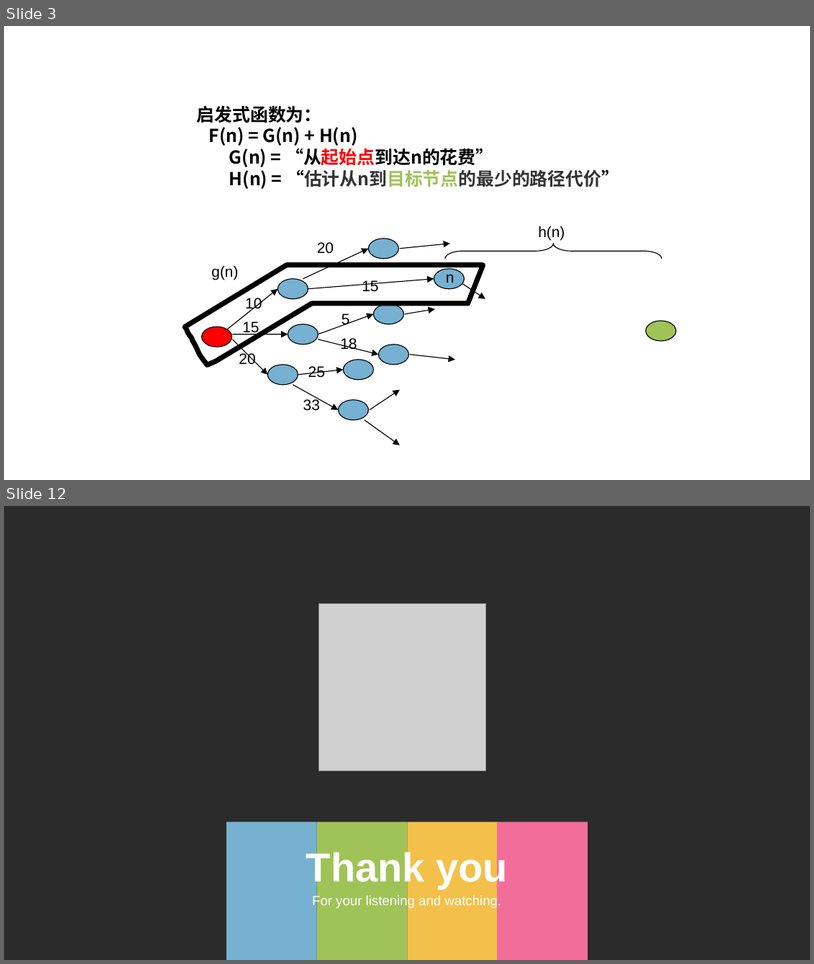
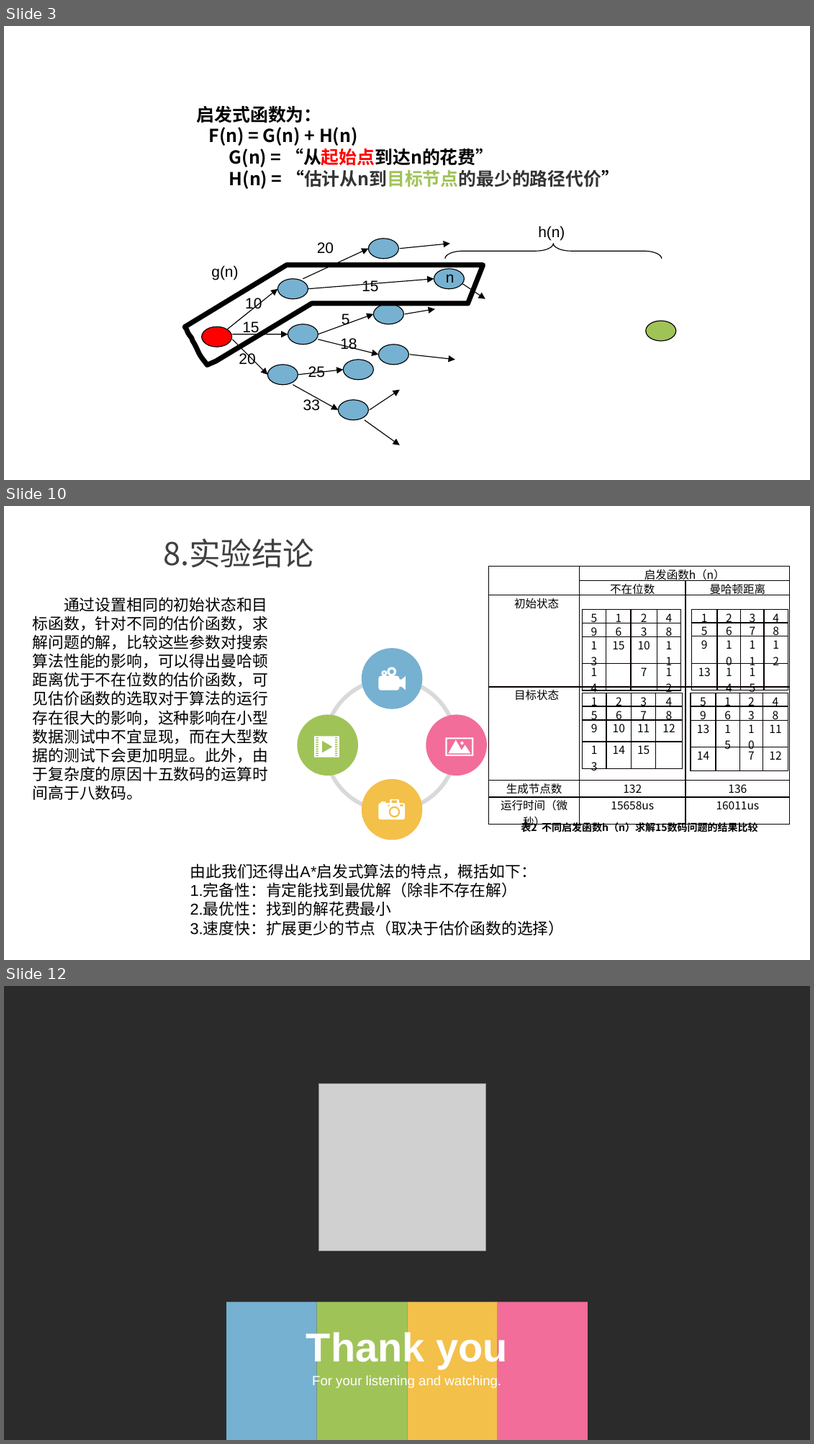
Before and after one commit to Anchovy0901/introduction-to-AI, a slide deck: 小组作业/doc/人工智能_G3_Astar算法讲解.pptx. Shown one above the other, each under a label of ours: slides 3 and 12 before the commit, slides 3, 10 and 12 after it; the slides between them are not shown. The pictures are 814x964 and 814x1444 pixels, drawn with LibreOffice and Linux fonts; fonts in the diff are those of the drawing; grey boxes stand for pictures; background and template pictures are left out; a plain dark background stands for a picture behind light text. Boxes give left, top, right and bottom in pixels: in the first picture for what was removed or moved away, otherwise in the second. Text is boxed around its words. In the diff, an @@ line names an element or a change of style, - is before the commit and + after.

```diff
--- a/小组作业/doc/人工智能_G3_Astar算法讲解.pptx
+++ b/小组作业/doc/人工智能_G3_Astar算法讲解.pptx
@@ slide 10 added at [4,506,810,960], background #FFFFFF @@
@@ text added at [163,538,314,568], 28 pt, text #404040 @@
+8.实验结论
@@ table added at [489,566,790,832], 6 rows, 3 columns @@
+ | 启发函数h（n） | 
+ | 不在位数 | 曼哈顿距离
+初始状态 |  | 
+目标状态 |  | 
+生成节点数 | 132 | 136
+运行时间（微秒） | 15658us | 16011us
@@ text added at [33,597,268,800], 14 pt, text #000000 @@
+通过设置相同的初始状态和目标函数，针对不同的估价函数，求解问题的解，比较这些参数对搜索算法性能的影响，可以得出曼哈顿距离优于不在位数的估价函数，可见估价函数的选取对于算法的运行存在很大的影响，这种影响在小型数据测试中不宜显现，而在大型数据的测试下会更加明显。此外，由于复杂度的原因十五数码的运算时间高于八数码。
@@ table added at [582,609,682,757], 4 rows, 4 columns @@
+5 | 1 | 2 | 4
+9 | 6 | 3 | 8
+13 | 15 | 10 | 11
+14 |  | 7 | 12
@@ table added at [692,609,789,762], 4 rows, 4 columns @@
+1 | 2 | 3 | 4
+5 | 6 | 7 | 8
+9 | 10 | 11 | 12
+13 | 14 | 15 | 
@@ ellipse added at [362,648,423,709], fill #76B1D1 @@
@@ donut added at [324,677,459,813], fill #D9D9D9 @@
@@ freeform shape added at [379,667,406,690], fill #FFFFFF @@
@@ table added at [582,693,682,767], 4 rows, 4 columns @@
+1 | 2 | 3 | 4
+5 | 6 | 7 | 8
+9 | 10 | 11 | 12
+13 | 14 | 15 | 
@@ table added at [691,693,789,767], 4 rows, 4 columns @@
+5 | 1 | 2 | 4
+9 | 6 | 3 | 8
+13 | 15 | 10 | 11
+14 |  | 7 | 12
@@ ellipse added at [298,714,359,775], fill #A0C358 @@
@@ ellipse added at [427,714,488,775], fill #F26D9A @@
@@ freeform shape added at [314,736,340,757], fill #FFFFFF @@
@@ freeform shape added at [446,737,474,756], fill #FFFFFF @@
@@ ellipse added at [362,779,423,840], fill #F3C04A @@
@@ freeform shape added at [379,799,406,819], fill #FFFFFF @@
@@ text added at [542,821,759,832], 9 pt, text #000000, bold @@
+表2 不同启发函数h（n）求解15数码问题的结果比较
@@ text added at [190,863,565,935], 14 pt, text #000000 @@
+由此我们还得出A*启发式算法的特点，概括如下：
+1.完备性：肯定能找到最优解（除非不存在解）
+2.最优性：找到的解花费最小
+3.速度快：扩展更少的节点（取决于估价函数的选择）
```
Also in this commit, not shown: 7 slides changed, 1 slide removed.
